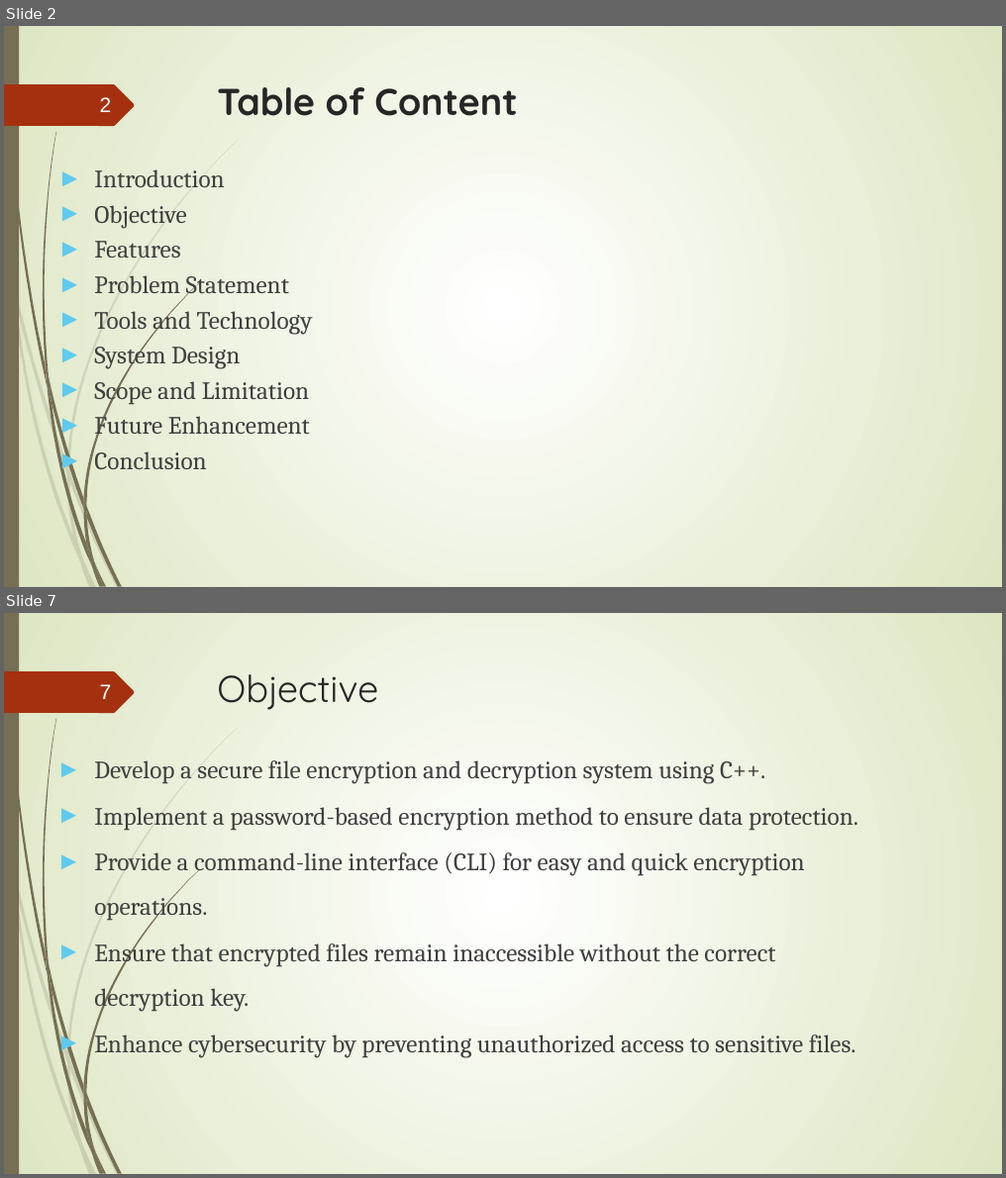
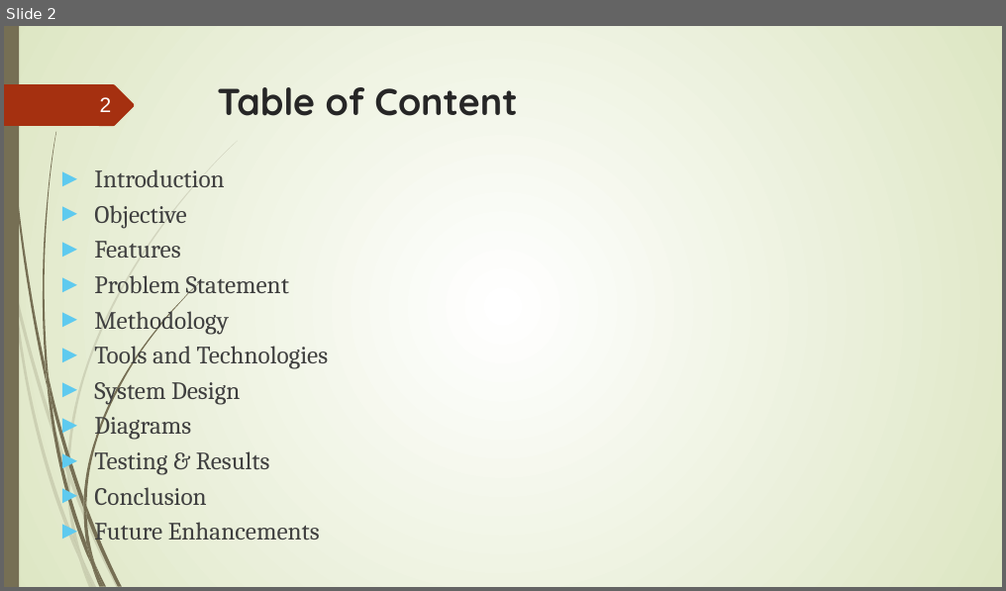
Before and after one commit to salimshre/Encryptor, a slide deck: Documentation/final -File Encryptor In C++.pptx. Shown one above the other, each under a label of ours: slides 2 and 7 before the commit, slide 2 after it; the slides between them are not shown. The pictures are 1006x1178 and 1006x591 pixels, drawn with LibreOffice and Linux fonts; fonts in the diff are those of the drawing. Boxes give left, top, right and bottom in pixels: in the first picture for what was removed or moved away, otherwise in the second. Text is boxed around its words. In the diff, an @@ line names an element or a change of style, - is before the commit and + after.

```diff
--- a/Documentation/final -File Encryptor In C++.pptx
+++ b/Documentation/final -File Encryptor In C++.pptx
@@ slide 7 removed at [4, 613, 1002, 1174], background gradient #FFFFFF to #DDE6C3; not listed: 24 template elements that a slide beside it also shows @@
@@ page number removed at [100, 684, 112, 699] @@
-7
@@ title removed at [217, 674, 378, 710] @@
-Objective
@@ text removed at [94, 761, 858, 1059] @@
-► Develop a secure file encryption and decryption system using C++.
-► Implement a password-based encryption method to ensure data protection.
-► Provide a command-line interface (CLI) for easy and quick encryption operations.
-► Ensure that encrypted files remain inaccessible without the correct decryption key.
-► Enhance cybersecurity by preventing unauthorized access to sensitive files.
@@ slide 2 changed as well @@
@@ text at [94, 306, 329, 370]: text changed @@
-► Tools and Technology
+► Methodology
+► Tools and Technologies
@@ text at [94, 411, 270, 475]: text changed @@
-► Scope and Limitation
-► Future Enhancement
+► Diagrams
+► Testing & Results
@@ text at [94, 522, 320, 546]: paragraph added @@
+► Future Enhancements
```
Also in this commit, not shown: 1 other slide changed, 12 slides added, 10 other slides removed, 2 other files.
